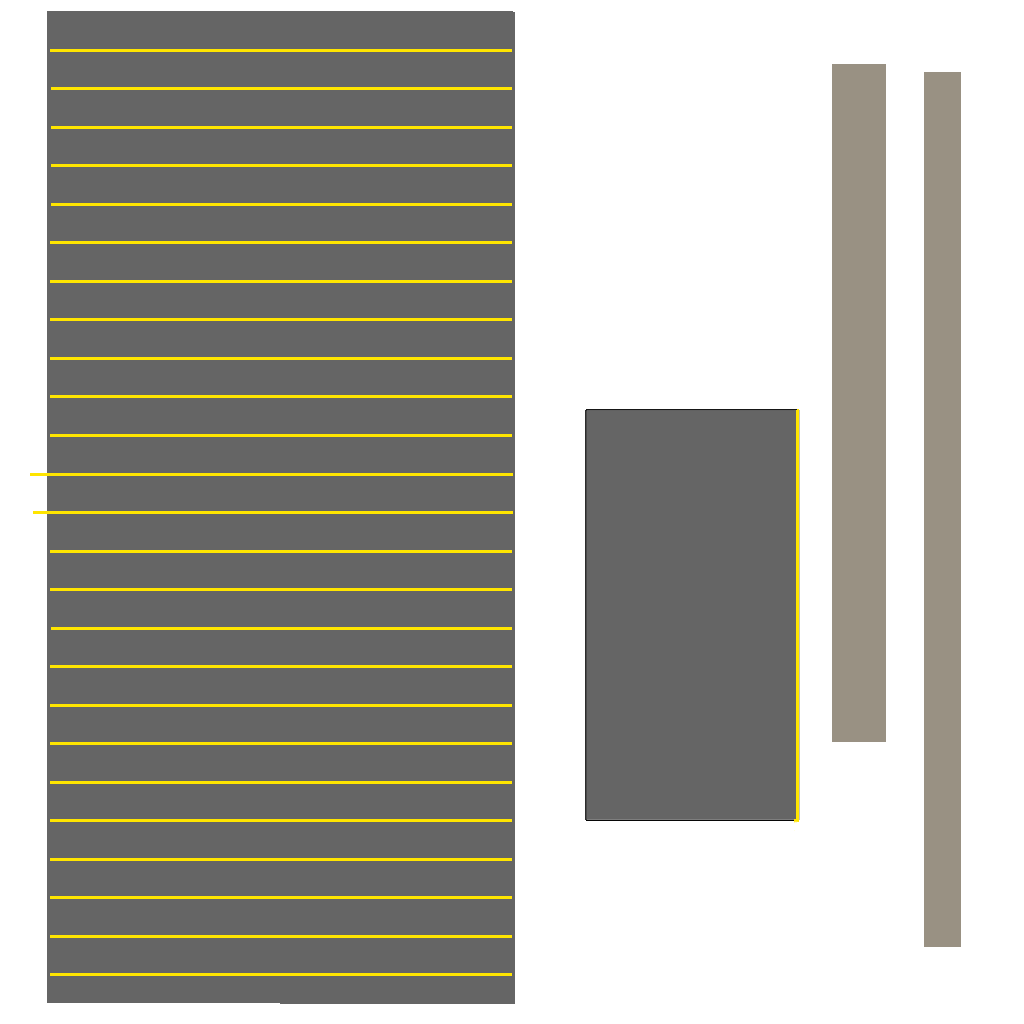
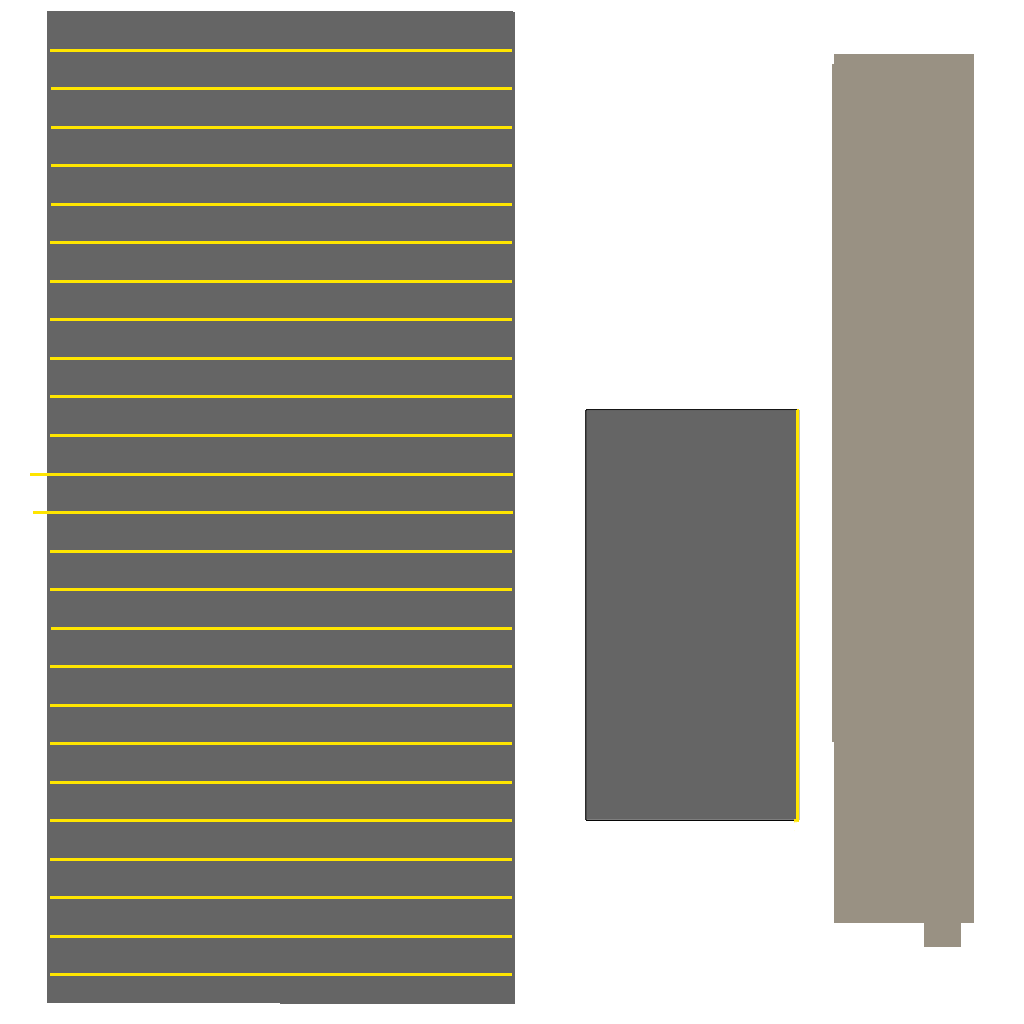
Layers edited between the first and the second (1024, 1024) image:
painted on "Base Color" over [left=834, top=54, right=974, bottom=923]
